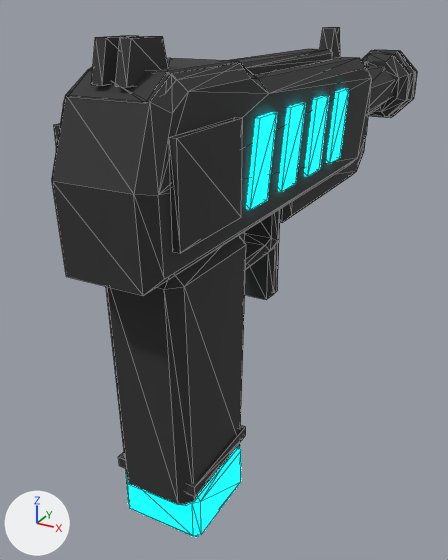
One commit to the glTF model public/assets/models/blaster.glb: the scene before it, then after it.
Both versions are drawn from a camera (50 mm lens) standing at (0.148, -0.246, 0.13) and looking at (-0.035, 0.087, -0.037). The axes (+X, +Y, +Z) are drawn at lower left. The lights are the same throughout. The picture after the commit comes second. Mesh edges are drawn as thin lines. Where no turn or scale is listed for an object, it has been applied to the vertices. Vertices at exactly the same position are counted once.

Objects in the first picture: 'frame', 'grip', 'heat_cell', 'heat_vents', 'trim'.
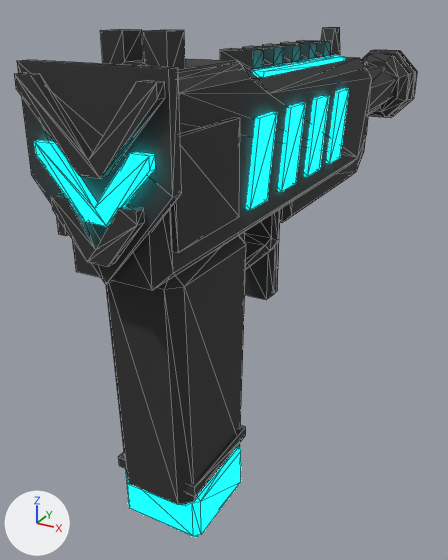
Location of each change, [x1, y1, x2, y2] in pixels of the pictures (448 x 560 px; the box of a moved part takes in the faces that stretch with it):
'frame', reshaped (10% wider)
    before: [52, 27, 417, 300]
    after: [14, 27, 417, 300]
'trim', reshaped (10% wider)
    before: [54, 49, 417, 496]
    after: [17, 40, 417, 496]
'heat_vents', reshaped
    before: [247, 89, 349, 210]
    after: [35, 55, 349, 226]
part 1 of me_frame, moved or reshaped (not visible afterwards)
    before: [91, 35, 139, 85]
part 2 of me_frame, moved or reshaped (not visible afterwards)
    before: [115, 36, 168, 87]
part 3 of me_frame, added
    after: [51, 194, 144, 267]
part 4 of me_frame, added
    after: [14, 73, 164, 179]
part 5 of me_frame, added
    after: [100, 29, 185, 69]
part 6 of me_frame, moved or reshaped
    before: [52, 63, 372, 296]
    after: [72, 63, 358, 290]
part 7 of me_heat_vents, added (cyan)
    after: [253, 55, 345, 77]
part 8 of me_heat_vents, added (cyan)
    after: [35, 140, 155, 226]
part 9 of me_trim, moved or reshaped
    before: [169, 117, 242, 253]
    after: [171, 117, 240, 253]
part 10 of me_trim, rebuilt
    before: [230, 49, 332, 75]
    after: [220, 40, 333, 74]
part 11 of me_trim, rebuilt (mostly hidden)
    before: [54, 123, 60, 147]
    after: [57, 217, 69, 236]
part 12 of me_trim, moved or reshaped
    before: [68, 58, 255, 103]
    after: [17, 59, 240, 284]

What changed in the scene script:
```text
Change me_frame:
    used by ob_frame; location = (0.0, 0.0, 0.0)
    remove me_frame.from_pydata(...)  # 172 vertices, 312 faces; spans x -0.025..0.025, y -0.076..0.326, z -0.03..0.12
    add me_frame.from_pydata(...)  # 236 vertices, 420 faces; spans x -0.032..0.031, y -0.076..0.326, z -0.03..0.122
    me_frame part 1: the loose piece of 8 vertices spanning x -0.008..-0.003, y -0.062..-0.034, z 0.104..0.12 is scaled about its middle by (0.595, 0.25, 0.438), then moved by (-0.024, -0.01, -0.059)
    me_frame part 2: the loose piece of 8 vertices spanning x 0.003..0.008, y -0.062..-0.034, z 0.104..0.12 is scaled about its middle by (0.595, 0.25, 0.438), then moved by (-0.035, -0.01, -0.029)
    me_frame part 3: a new loose piece of 18 vertices spanning x -0.02..0.02, y -0.076..-0.072, z 0.04..0.064, in mat_mat_interactive (dark grey #303030)
    me_frame part 4: a new loose piece of 18 vertices spanning x -0.031..0.031, y -0.076..-0.072, z 0.074..0.108, in mat_mat_interactive (dark grey #303030)
    me_frame part 5: a new loose piece of 16 vertices spanning x -0.015..0.015, y -0.046..-0.034, z 0.104..0.122, in mat_mat_interactive (dark grey #303030)
    me_frame part 6: 7 vertices moved from x -0.025..0.025, y -0.074..-0.05, z 0.03..0.108 to x -0.025..0.025, y -0.068..-0.056, z 0.03..0.108; 9 vertices removed from x -0.025..0.025, y -0.076..-0.048, z 0.069..0.102; 5 vertices added at x -0.025..0.025, y -0.068..-0.054, z 0.094..0.102
    other edits to the shape of me_frame do not show in these pictures
Change me_heat_vents:
    used by ob_heat_vents; location = (0.0, 0.0, 0.0)
    remove me_heat_vents.from_pydata(...)  # 32 vertices, 48 faces; spans x -0.027..0.027, y 0.0..0.131, z 0.045..0.085
    add me_heat_vents.from_pydata(...)  # 66 vertices, 104 faces; spans x -0.027..0.027, y -0.0755..0.148, z 0.045..0.1025
    me_heat_vents part 7: a new loose piece, a box spanning x 0.011..0.017, y 0.032..0.148, z 0.098..0.1025, in mat_mat_player_cyan (cyan #00f3ff, glowing cyan #00f3ff)
    me_heat_vents part 8: a new loose piece of 18 vertices spanning x -0.026..0.026, y -0.0755..-0.072, z 0.056..0.084, in mat_mat_player_cyan (cyan #00f3ff, glowing cyan #00f3ff)
    other edits to the shape of me_heat_vents do not show in these pictures
Change me_trim:
    used by ob_trim; location = (0.0, 0.0, 0.0)
    remove me_trim.from_pydata(...)  # 128 vertices, 220 faces; spans x -0.029..0.029, y -0.064..0.312, z -0.088..0.109
    add me_trim.from_pydata(...)  # 166 vertices, 292 faces; spans x -0.033..0.033, y -0.072..0.312, z -0.088..0.112
    me_trim part 9: the loose piece of 8 vertices spanning x 0.025..0.029, y -0.062..-0.012, z 0.045..0.088 is moved by (-0.001, 0.0, 0.0)
    me_trim part 10: the loose piece of 24 vertices spanning x -0.009..0.009, y 0.026..0.15, z 0.098..0.106 is rebuilt with 48 vertices and now spans x -0.009..0.009, y 0.03..0.15, z 0.098..0.111
    me_trim part 11: the loose piece of 8 vertices spanning x -0.029..-0.025, y -0.062..-0.012, z 0.045..0.088 is rebuilt with 12 vertices and now spans x -0.029..-0.024, y -0.066..-0.004, z 0.044..0.094
    me_trim part 12
    12 vertices move from x -0.021..0.021, y -0.064..0.024, z 0.1..0.109 to x -0.021..0.021, y -0.066..0.024, z 0.097..0.109
    5 vertices are added at (0.0, -0.072, 0.03), (0.033, -0.072, 0.07), (0.033, -0.072, 0.112), (-0.033, -0.072, 0.112), (-0.033, -0.072, 0.07)
    5 new vertices lie (0.0, 0.005, 0.0) away from vertices in x -0.033..0.033, y -0.072, z 0.03..0.112
    16 new faces join them
```
